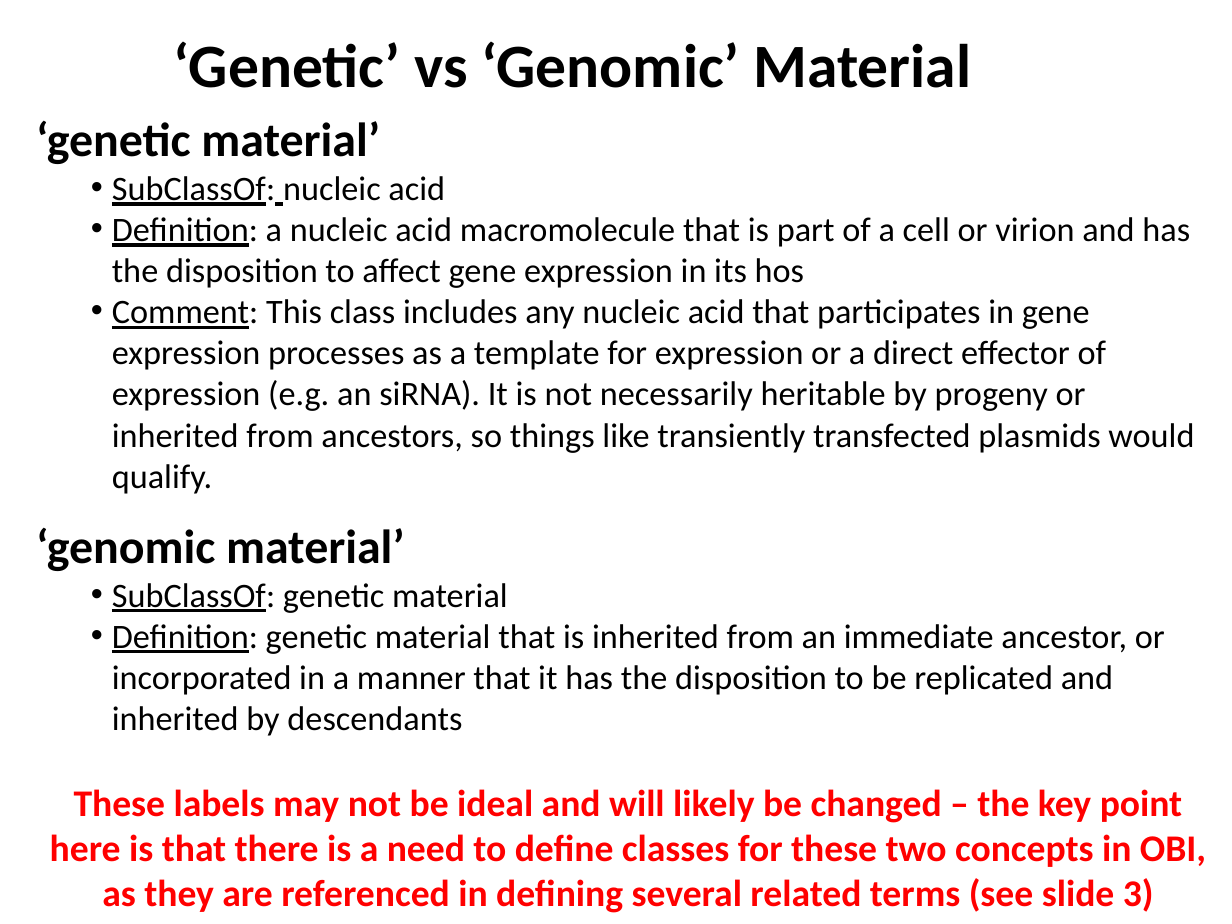
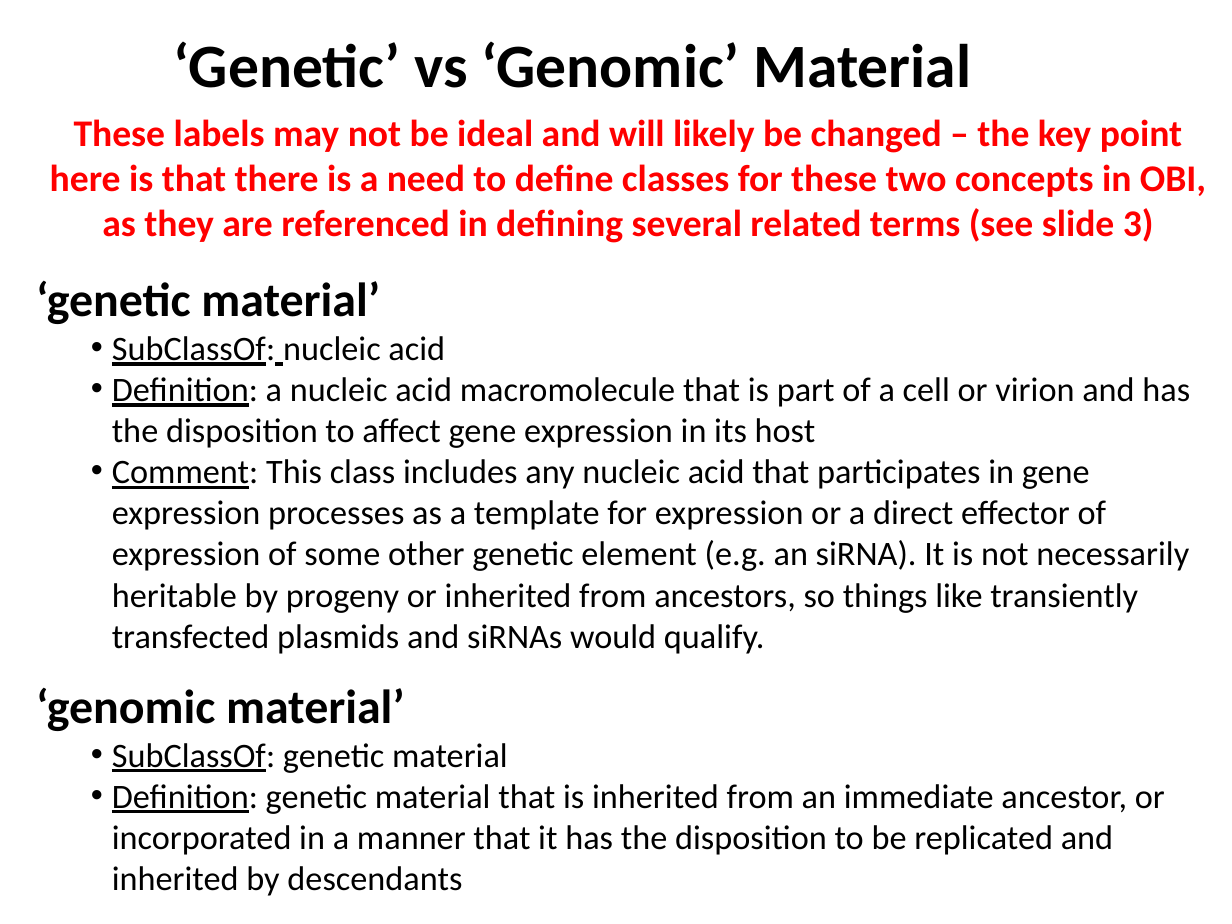
Before and after one commit to obi-ontology/obi-legacy-svn, a slide deck: slide 9 of trunk/docs/developer/OBI Developer Call Presentations/3-4-13_OBI_GeneticMateiral.pptx. Drawn at 1232x924 pixels with LibreOffice and Linux fonts; fonts in the diff are those of the drawing. Boxes give left, top, right and bottom in pixels: in the first picture for what was removed or moved away, otherwise in the second. Text is boxed around its words. In the diff, an @@ line names an element or a change of style, - is before the commit and + after.

```diff
--- a/trunk/docs/developer/OBI Developer Call Presentations/3-4-13_OBI_GeneticMateiral.pptx
+++ b/trunk/docs/developer/OBI Developer Call Presentations/3-4-13_OBI_GeneticMateiral.pptx
@@ text at [50,119,1206,243]: paragraph added @@
+These labels may not be ideal and will likely be changed – the key point here is that there is a need to define classes for these two concepts in OBI, as they are referenced in defining several related terms (see slide 3)
@@ text at [112,377,1190,654]: text changed @@
-• Definition: a nucleic acid macromolecule that is part of a cell or virion and has the disposition to affect gene expression in its hos
-• Comment: This class includes any nucleic acid that participates in gene expression processes as a template for expression or a direct effector of expression (e.g. an siRNA). It is not necessarily heritable by progeny or inherited from ancestors, so things like transiently transfected plasmids would qualify.
+• Definition: a nucleic acid macromolecule that is part of a cell or virion and has the disposition to affect gene expression in its host
+• Comment: This class includes any nucleic acid that participates in gene expression processes as a template for expression or a direct effector of expression of some other genetic element (e.g. an siRNA). It is not necessarily heritable by progeny or inherited from ancestors, so things like transiently transfected plasmids and siRNAs would qualify.
@@ text at [50,789,1206,913]: paragraph removed @@
-These labels may not be ideal and will likely be changed – the key point here is that there is a need to define classes for these two concepts in OBI, as they are referenced in defining several related terms (see slide 3)
```
Also in this commit, not shown: 2 other slides changed.
